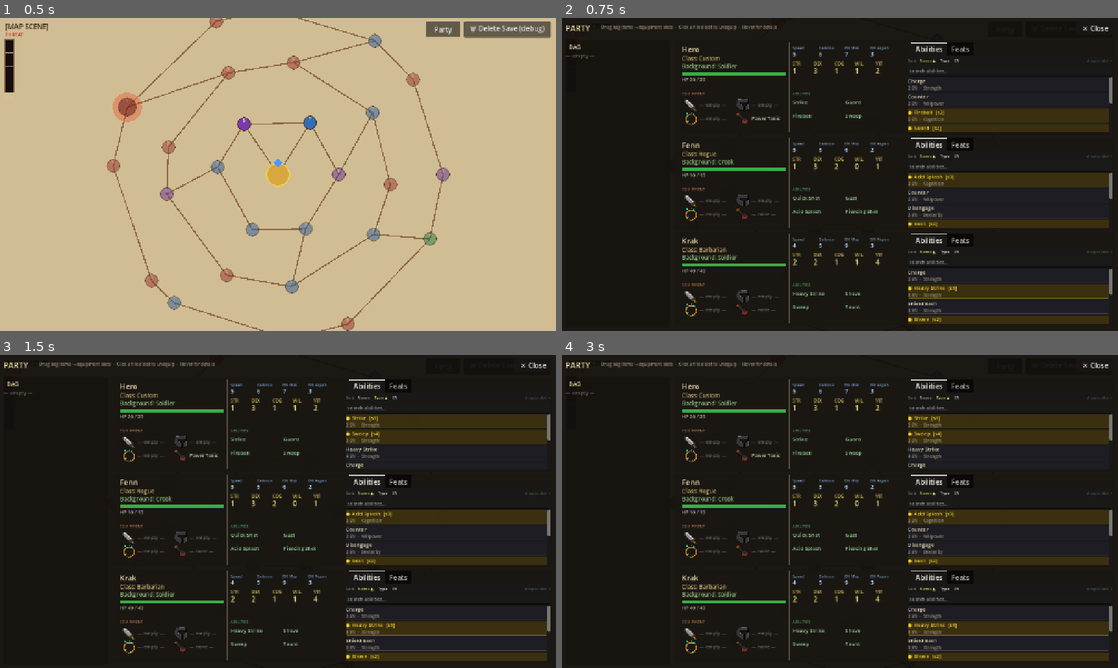
Above: before the commit, frames 1-4 (two rows, left to right).
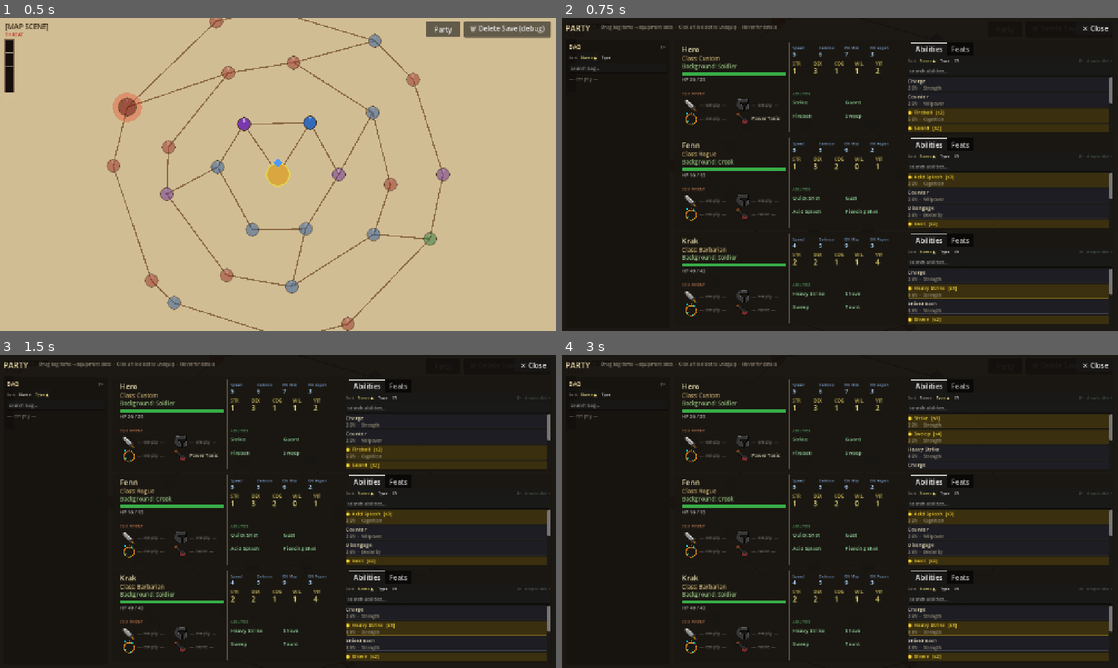
Above: after the commit, the same moments.

Repository: caleb-the-dev/RogueFinder
Game: Godot game, scene res://main.tscn
The game is run twice, just before and just after one commit, with the same random seed, the same clock (stepped at 60 frames per second) and the same inputs.
Inputs:
- Up to frame 1 (0.5 s): no input
- Up to frame 2 (0.75 s): click "Party" at 0.5 s
- Up to frame 3 (1.5 s): click "Type" at 1.25 s
- Up to frame 4 (3 s): click "Name" at 2 s; click "Type" at 2.75 s

Frame 1 is identical in both runs. In frame 2, 0.1% of the frame differs, in the area x 0-94%, y 8-76%; in frame 3, 5.5%, in the area x 0-99%, y 8-76%; in frame 4, 0.1%.

Commit message:
feat(ui): party sheet — search/sort/view for inventory + fix backwards typing
- Fix caret not restored after rebuild: deferred set_caret_column(text.length())
  on both ability and inventory search boxes so chars insert at end not front
- Inventory column now has sort (Name/Type), search bar, and 1×/2× view toggle
- Ability pool tabs now have a 1×/2× view toggle (GridContainer in wide mode)
- Per-member and inventory state is independent; view prefs survive rebuilds

Co-Authored-By: Claude Sonnet 4.6 <noreply@anthropic.com>

Diff:
--- a/rogue-finder/scripts/party/PartySheet.gd
+++ b/rogue-finder/scripts/party/PartySheet.gd
@@ -42,12 +42,21 @@
 
 var _content_root: Control = null
 
-## --- Per-member sort / search state (index = party slot 0..2) ---
+## --- Per-member sort / search / view state (index = party slot 0..2) ---
 var _sort_fields:   Array[String] = ["name", "name", "name"]
 var _sort_ascs:     Array[bool]   = [true, true, true]
 var _search_texts:  Array[String] = ["", "", ""]
-var _focus_search_mi:    int      = -1   ## which member's search box gets focus after next rebuild
-var _active_search_edit: LineEdit = null ## reference set during rebuild
+var _focus_search_mi:    int      = -1
+var _active_search_edit: LineEdit = null
+var _abil_views_wide: Array[bool] = [false, false, false]  ## false=1-per-row, true=2-per-row
+
+## --- Inventory sort / search / view state ---
+var _inv_search_text:   String   = ""
+var _inv_sort_field:    String   = "name"
+var _inv_sort_asc:      bool     = true
+var _inv_view_wide:     bool     = false
+var _focus_inv_search:  bool     = false
+var _active_inv_search: LineEdit = null
 
 ## --- Drag comparison overlay (lives on the CanvasLayer, survives rebuilds) ---
 var _drag_compare_panel: Control = null
@@ -71,13 +80,15 @@
 
 func hide_sheet() -> void:
 	_clear_drag_compare()
-	_focus_search_mi = -1
+	_focus_search_mi  = -1
+	_focus_inv_search = false
 	visible = false
 
 ## --- Build ---
 
 func _rebuild() -> void:
 	_active_search_edit = null
+	_active_inv_search  = null
 	if _content_root != null and is_instance_valid(_content_root):
 		_content_root.queue_free()
 
@@ -115,7 +126,13 @@
 		_build_member_card(root, member, Vector2(MID_X, row_y), i)
 
 	if _active_search_edit != null and is_instance_valid(_active_search_edit):
-		_active_search_edit.grab_focus.call_deferred()
+		var se: LineEdit = _active_search_edit
+		se.grab_focus.call_deferred()
+		(func() -> void: se.set_caret_column(se.text.length())).call_deferred()
+	if _active_inv_search != null and is_instance_valid(_active_inv_search):
+		var si: LineEdit = _active_inv_search
+		si.grab_focus.call_deferred()
+		(func() -> void: si.set_caret_column(si.text.length())).call_deferred()
 
 ## --- Header ---
 
@@ -159,42 +176,144 @@
 	bg.mouse_filter = Control.MOUSE_FILTER_IGNORE
 	parent.add_child(bg)
 
-	var header := Label.new()
-	header.text = "BAG"
-	header.position = Vector2(LEFT_X + 8.0, CONTENT_TOP + 6.0)
-	header.add_theme_font_size_override("font_size", 13)
-	header.add_theme_color_override("font_color", Color(0.90, 0.82, 0.60))
-	parent.add_child(header)
+	var margin := MarginContainer.new()
+	margin.position = Vector2(LEFT_X, CONTENT_TOP)
+	margin.size = Vector2(LEFT_W, col_h)
+	margin.add_theme_constant_override("margin_left",   8)
+	margin.add_theme_constant_override("margin_right",  6)
+	margin.add_theme_constant_override("margin_top",    4)
+	margin.add_theme_constant_override("margin_bottom", 4)
+	parent.add_child(margin)
+
+	var col_vbox := VBoxContainer.new()
+	col_vbox.add_theme_constant_override("separation", 3)
+	margin.add_child(col_vbox)
+
+	# Header row: label + view toggle
+	var hdr_row := HBoxContainer.new()
+	hdr_row.add_theme_constant_override("separation", 4)
+	col_vbox.add_child(hdr_row)
+	var bag_lbl := Label.new()
+	bag_lbl.text = "BAG"
+	bag_lbl.add_theme_font_size_override("font_size", 13)
+	bag_lbl.add_theme_color_override("font_color", Color(0.90, 0.82, 0.60))
+	bag_lbl.size_flags_horizontal = Control.SIZE_EXPAND_FILL
+	hdr_row.add_child(bag_lbl)
+	var inv_view_btn := Button.new()
+	inv_view_btn.text = "2×" if not _inv_view_wide else "1×"
+	inv_view_btn.flat = true
+	inv_view_btn.add_theme_font_size_override("font_size", 9)
+	inv_view_btn.add_theme_color_override("font_color", Color(0.65, 0.60, 0.45))
+	inv_view_btn.tooltip_text = "Toggle 1 or 2 items per row"
+	inv_view_btn.pressed.connect(func() -> void:
+		_inv_view_wide = not _inv_view_wide
+		_rebuild()
+	)
+	hdr_row.add_child(inv_view_btn)
+
+	# Sort row
+	var inv_sort_row := HBoxContainer.new()
+	inv_sort_row.add_theme_constant_override("separation", 3)
+	col_vbox.add_child(inv_sort_row)
+	var inv_sort_lbl := Label.new()
+	inv_sort_lbl.text = "Sort:"
+	inv_sort_lbl.add_theme_font_size_override("font_size", 9)
+	inv_sort_lbl.add_theme_color_override("font_color", Color(0.50, 0.48, 0.42))
+	inv_sort_row.add_child(inv_sort_lbl)
+	for sf: Array in [["name", "Name"], ["type", "Type"]]:
+		var field: String = sf[0]; var caption: String = sf[1]
+		var is_active: bool = (_inv_sort_field == field)
+		var arrow: String   = (" ▲" if _inv_sort_asc else " ▼") if is_active else ""
+		var sbtn := Button.new()
+		sbtn.text = caption + arrow
+		sbtn.flat = not is_active
+		sbtn.add_theme_font_size_override("font_size", 9)
+		if is_active:
+			sbtn.add_theme_color_override("font_color", Color(0.95, 0.88, 0.45))
+		var f: String = field
+		sbtn.pressed.connect(func() -> void:
+			if _inv_sort_field == f:
+				_inv_sort_asc = not _inv_sort_asc
+			else:
+				_inv_sort_field = f
+				_inv_sort_asc   = true
+			_rebuild()
+		)
+		inv_sort_row.add_child(sbtn)
+
+	# Search bar
+	var inv_search := LineEdit.new()
+	inv_search.placeholder_text = "search bag…"
+	inv_search.text = _inv_search_text
+	inv_search.add_theme_font_size_override("font_size", 11)
+	col_vbox.add_child(inv_search)
+	inv_search.text_changed.connect(func(new_text: String) -> void:
+		_inv_search_text  = new_text
+		_focus_inv_search = true
+		_rebuild()
+	)
+	if _focus_inv_search:
+		_active_inv_search = inv_search
 
 	var scroll := ScrollContainer.new()
-	scroll.position = Vector2(LEFT_X, CONTENT_TOP + 26.0)
-	scroll.size = Vector2(LEFT_W, col_h - 26.0)
+	scroll.size_flags_vertical = Control.SIZE_EXPAND_FILL
 	scroll.horizontal_scroll_mode = ScrollContainer.SCROLL_MODE_DISABLED
 	scroll.vertical_scroll_mode = ScrollContainer.SCROLL_MODE_AUTO
-	parent.add_child(scroll)
-
-	var vbox := VBoxContainer.new()
-	vbox.size_flags_horizontal = Control.SIZE_EXPAND_FILL
-	vbox.custom_minimum_size = Vector2(LEFT_W - 12.0, 0.0)
-	vbox.add_theme_constant_override("separation", 3)
-	scroll.add_child(vbox)
+	col_vbox.add_child(scroll)
+
+	var grid := GridContainer.new()
+	grid.columns = 2 if _inv_view_wide else 1
+	grid.size_flags_horizontal = Control.SIZE_EXPAND_FILL
+	grid.add_theme_constant_override("h_separation", 2)
+	grid.add_theme_constant_override("v_separation", 2)
+	scroll.add_child(grid)
 
 	if GameState.inventory.is_empty():
 		var empty_lbl := Label.new()
 		empty_lbl.text = "— empty —"
 		empty_lbl.add_theme_font_size_override("font_size", 12)
 		empty_lbl.add_theme_color_override("font_color", Color(0.45, 0.43, 0.40))
-		vbox.add_child(empty_lbl)
+		grid.add_child(empty_lbl)
 		return
 
-	for item: Dictionary in GameState.inventory:
-		_build_draggable_item(vbox, item)
-
-func _build_draggable_item(parent: Control, item: Dictionary) -> void:
+	# Sort + filter
+	var inv_sorted: Array = GameState.inventory.duplicate()
+	inv_sorted.sort_custom(func(a: Dictionary, b: Dictionary) -> bool:
+		var cmp: int
+		match _inv_sort_field:
+			"type":
+				var ta: int = 0 if a.get("item_type", "") == "equipment" else 1
+				var tb: int = 0 if b.get("item_type", "") == "equipment" else 1
+				cmp = ta - tb
+				if cmp == 0: cmp = _strcmp(a.get("name", ""), b.get("name", ""))
+			_:
+				cmp = _strcmp(a.get("name", ""), b.get("name", ""))
+		return cmp < 0 if _inv_sort_asc else cmp > 0
+	)
+	var inv_query: String = _inv_search_text.strip_edges().to_lower()
+	if inv_query != "":
+		inv_sorted = inv_sorted.filter(func(item: Dictionary) -> bool:
+			return item.get("name", "").to_lower().contains(inv_query)
+		)
+
+	if inv_sorted.is_empty():
+		var no_match := Label.new()
+		no_match.text = "No matches."
+		no_match.add_theme_font_size_override("font_size", 11)
+		no_match.add_theme_color_override("font_color", Color(0.45, 0.43, 0.40))
+		grid.add_child(no_match)
+		return
+
+	for item: Dictionary in inv_sorted:
+		_build_draggable_item(grid, item, _inv_view_wide)
+
+func _build_draggable_item(parent: Control, item: Dictionary, compact: bool = false) -> void:
 	var is_equipment: bool = item.get("item_type", "") == "equipment"
 
 	var row := PanelContainer.new()
-	row.custom_minimum_size = Vector2(LEFT_W - 14.0, 0.0)
+	row.size_flags_horizontal = Control.SIZE_EXPAND_FILL
+	if not compact:
+		row.custom_minimum_size = Vector2(LEFT_W - 14.0, 0.0)
 
 	var sbox := StyleBoxFlat.new()
 	sbox.bg_color = Color(0.14, 0.12, 0.09, 0.90)
@@ -221,7 +340,8 @@
 	if icon_tex != null:
 		var icon_rect := TextureRect.new()
 		icon_rect.texture = icon_tex
-		icon_rect.custom_minimum_size = Vector2(20.0, 20.0)
+		var icon_sz: float = 16.0 if compact else 20.0
+		icon_rect.custom_minimum_size = Vector2(icon_sz, icon_sz)
 		icon_rect.stretch_mode = TextureRect.STRETCH_KEEP_ASPECT_CENTERED
 		icon_rect.mouse_filter = Control.MOUSE_FILTER_IGNORE
 		hbox.add_child(icon_rect)
@@ -233,12 +353,14 @@
 
 	var name_lbl := Label.new()
 	name_lbl.text = item.get("name", "?")
-	name_lbl.add_theme_font_size_override("font_size", 11)
+	name_lbl.add_theme_font_size_override("font_size", 10 if compact else 11)
 	name_lbl.add_theme_color_override("font_color", Color(0.92, 0.88, 0.78))
 	name_lbl.mouse_filter = Control.MOUSE_FILTER_IGNORE
+	if compact:
+		name_lbl.clip_contents = true
 	text_vbox.add_child(name_lbl)
 
-	if is_equipment:
+	if is_equipment and not compact:
 		var eq: EquipmentData = EquipmentLibrary.get_equipment(item["id"])
 		var bonus_str: String = _bonuses_str(eq.stat_bonuses)
 		if bonus_str != "":
@@ -685,10 +807,22 @@
 			_rebuild()
 		)
 		sort_row.add_child(sbtn)
-	# Hint label right-aligned
+	# View toggle + hint right-aligned
 	var spacer := Control.new()
 	spacer.size_flags_horizontal = Control.SIZE_EXPAND_FILL
 	sort_row.add_child(spacer)
+	var abil_view_btn := Button.new()
+	abil_view_btn.text = "2×" if not _abil_views_wide[member_idx] else "1×"
+	abil_view_btn.flat = true
+	abil_view_btn.add_theme_font_size_override("font_size", 9)
+	abil_view_btn.add_theme_color_override("font_color", Color(0.42, 0.52, 0.42, 0.80))
+	abil_view_btn.tooltip_text = "Toggle 1 or 2 abilities per row"
+	var mi_view: int = member_idx
+	abil_view_btn.pressed.connect(func() -> void:
+		_abil_views_wide[mi_view] = not _abil_views_wide[mi_view]
+		_rebuild()
+	)
+	sort_row.add_child(abil_view_btn)
 	var hint_lbl := Label.new()
 	hint_lbl.text = "drag to slot →"
 	hint_lbl.add_theme_font_size_override("font_size", 9)
@@ -717,17 +851,28 @@
 	abil_scroll.vertical_scroll_mode = ScrollContainer.SCROLL_MODE_AUTO
 	abil_tab.add_child(abil_scroll)
 
-	var abil_vbox := VBoxContainer.new()
-	abil_vbox.size_flags_horizontal = Control.SIZE_EXPAND_FILL
-	abil_vbox.add_theme_constant_override("separation", 3)
-	abil_scroll.add_child(abil_vbox)
+	var abil_container: Control
+	if _abil_views_wide[member_idx]:
+		var abil_grid := GridContainer.new()
+		abil_grid.columns = 2
+		abil_grid.size_flags_horizontal = Control.SIZE_EXPAND_FILL
+		abil_grid.add_theme_constant_override("h_separation", 3)
+		abil_grid.add_theme_constant_override("v_separation", 3)
+		abil_scroll.add_child(abil_grid)
+		abil_container = abil_grid
+	else:
+		var abil_vbox := VBoxContainer.new()
+		abil_vbox.size_flags_horizontal = Control.SIZE_EXPAND_FILL
+		abil_vbox.add_theme_constant_override("separation", 3)
+		abil_scroll.add_child(abil_vbox)
+		abil_container = abil_vbox
 
 	if member.ability_pool.is_empty():
 		var placeholder := Label.new()
 		placeholder.text = "No abilities in pool."
 		placeholder.add_theme_font_size_override("font_size", 11)
 		placeholder.add_theme_color_override("font_color", Color(0.45, 0.43, 0.40))
-		abil_vbox.add_child(placeholder)
+		abil_container.add_child(placeholder)
 	else:
 		var sorted_pool: Array = member.ability_pool.duplicate()
 		var sf_cur: String = _sort_fields[member_idx]
@@ -754,7 +899,7 @@
 			no_match.text = "No matches."
 			no_match.add_theme_font_size_override("font_size", 11)
 			no_match.add_theme_color_override("font_color", Color(0.45, 0.43, 0.40))
-			abil_vbox.add_child(no_match)
+			abil_container.add_child(no_match)
 
 		var mi: int = member_idx
 		for ab_id: String in sorted_pool:
@@ -777,7 +922,7 @@
 			sbox.set_corner_radius_all(2)
 			ab_pnl.add_theme_stylebox_override("panel", sbox)
 			ab_pnl.tooltip_text = tip
-			abil_vbox.add_child(ab_pnl)
+			abil_container.add_child(ab_pnl)
 
 			var inner := VBoxContainer.new()
 			inner.add_theme_constant_override("separation", 1)
